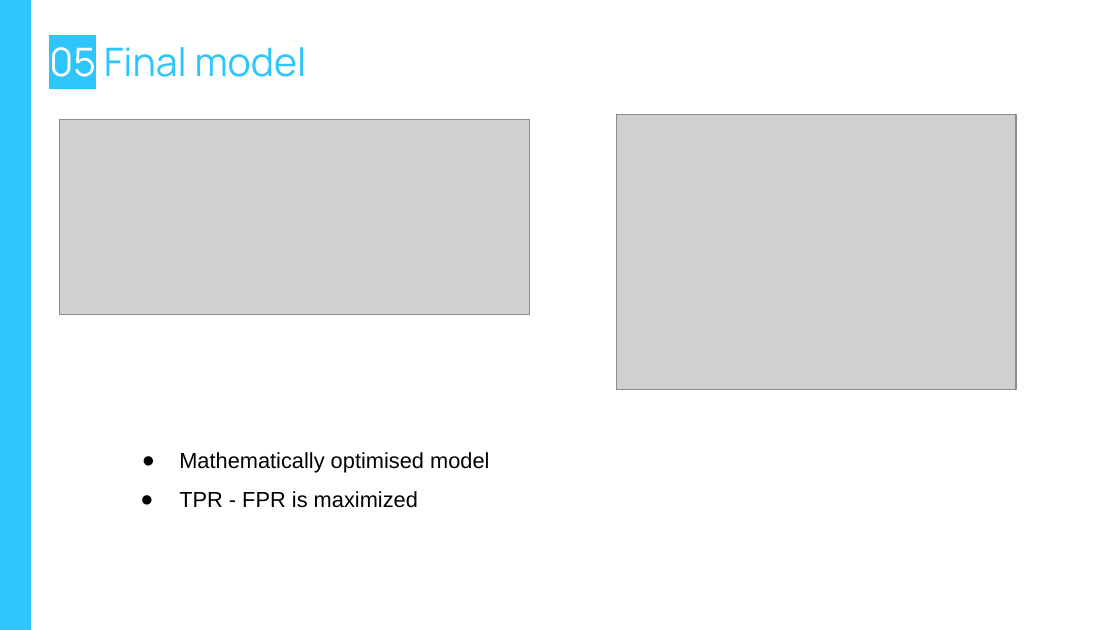
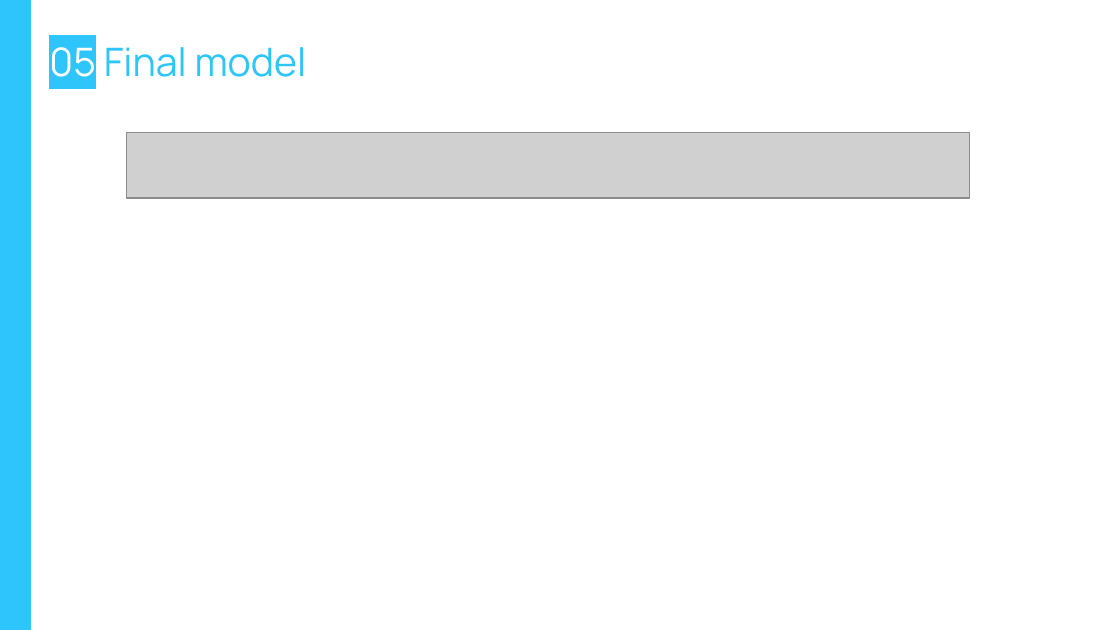
Before and after one commit to dplazau/ironhack-bootcamp, a slide deck: slide 20 of projects/ironhack-final-project/src/presentation/final-project-slides.pptx (slide 23 before the commit). Drawn at 1120x630 pixels with LibreOffice and Linux fonts; fonts in the diff are those of the drawing; grey boxes stand for pictures; background and template pictures are left out. Boxes give left, top, right and bottom in pixels: in the first picture for what was removed or moved away, otherwise in the second. Text is boxed around its words. In the diff, an @@ line names an element or a change of style, - is before the commit and + after.

Commit message:
dev: checkpoint for working model 3

```diff
--- a/projects/ironhack-final-project/src/presentation/final-project-slides.pptx
+++ b/projects/ironhack-final-project/src/presentation/final-project-slides.pptx
@@ picture removed at <box>616,114,1016,390</box> @@
@@ picture removed at <box>59,120,530,316</box> @@
@@ picture added at <box>127,133,970,198</box> @@
@@ text removed at <box>179,452,489,508</box> @@
-● Mathematically optimised model
-● TPR - FPR is maximized
```
Also in this commit, not shown: 12 other slides changed, 3 slides added, 6 slides removed, 3 other files.
